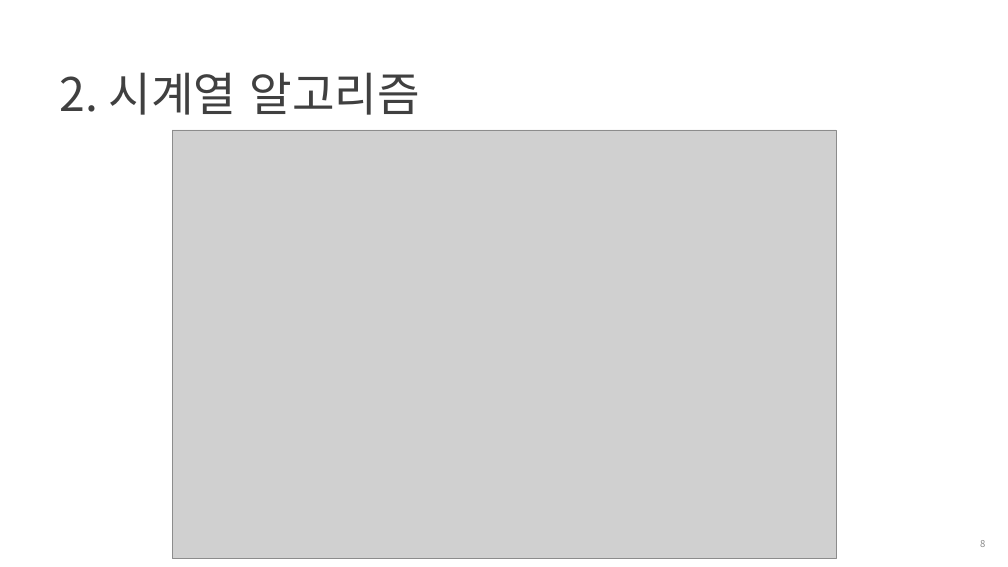
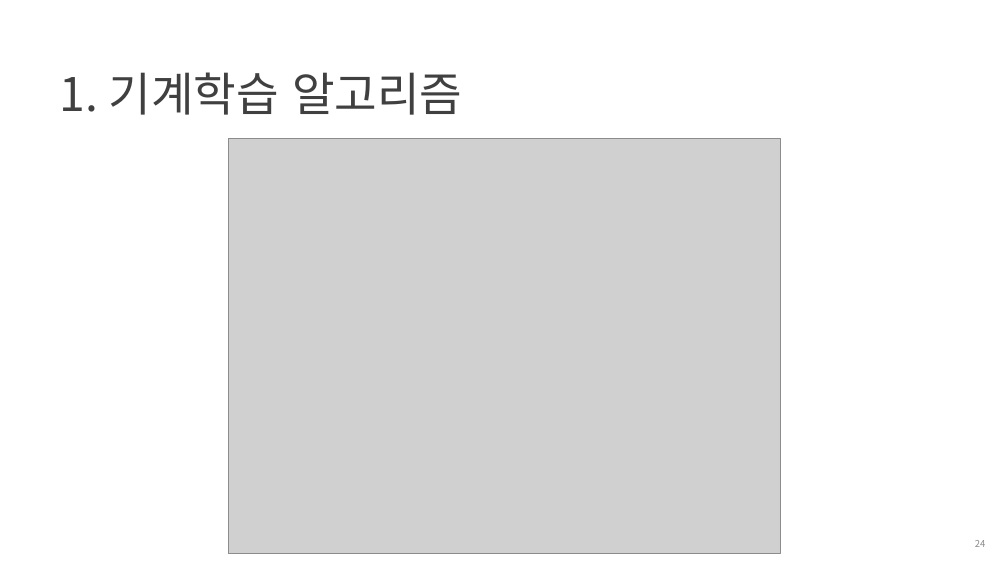
Before and after one commit to cheonbi/TimeSeriesAnalysis, a slide deck: slide 24 of [FastCampus] 6주차_강의자료_김경원박사.pptx (slide 8 before the commit). Drawn at 1008x567 pixels with LibreOffice and Linux fonts; fonts in the diff are those of the drawing; grey boxes stand for pictures; background and template pictures are left out. Boxes give left, top, right and bottom in pixels: in the first picture for what was removed or moved away, otherwise in the second. Text is boxed around its words. In the diff, an @@ line names an element or a change of style, - is before the commit and + after.

```diff
--- a/[FastCampus] 6주차_강의자료_김경원박사.pptx
+++ b/[FastCampus] 6주차_강의자료_김경원박사.pptx
@@ title at [60, 72, 462, 115]: text changed @@
-2. 시계열 알고리즘
+1. 기계학습 알고리즘
@@ picture: place and size @@
-picture at [172, 130, 836, 559]
+picture at [228, 139, 780, 554]
@@ page number at [975, 540, 986, 547]: text changed @@
-8
+24
```
Also in this commit, not shown: 7 other slides changed, 30 slides added, 1 slide removed, 18 other files.
